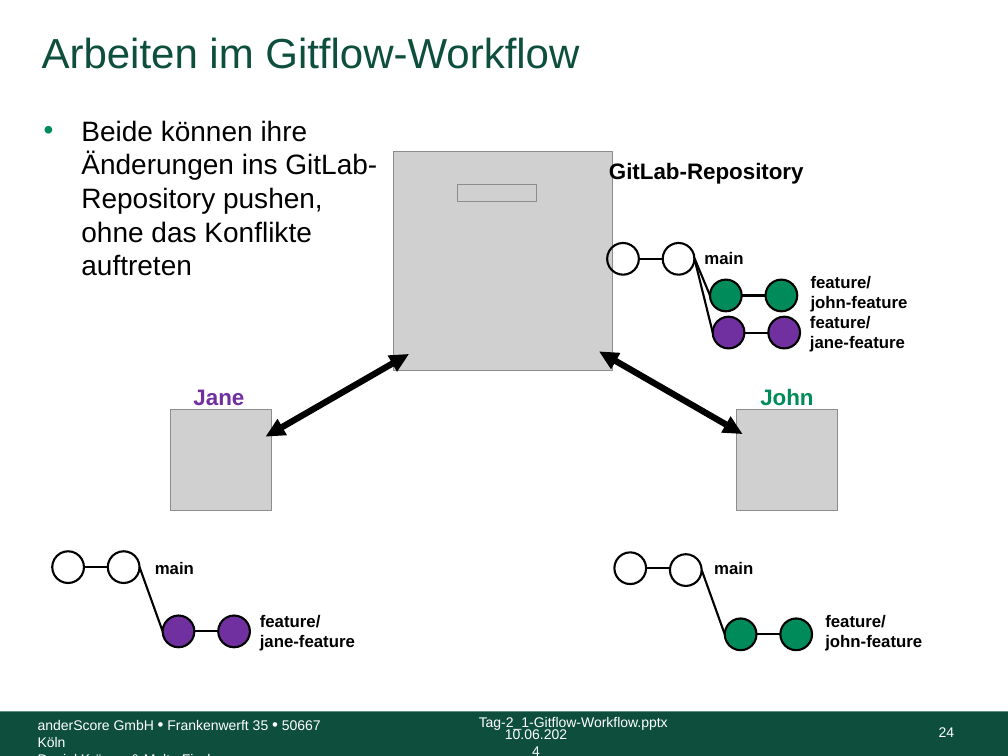
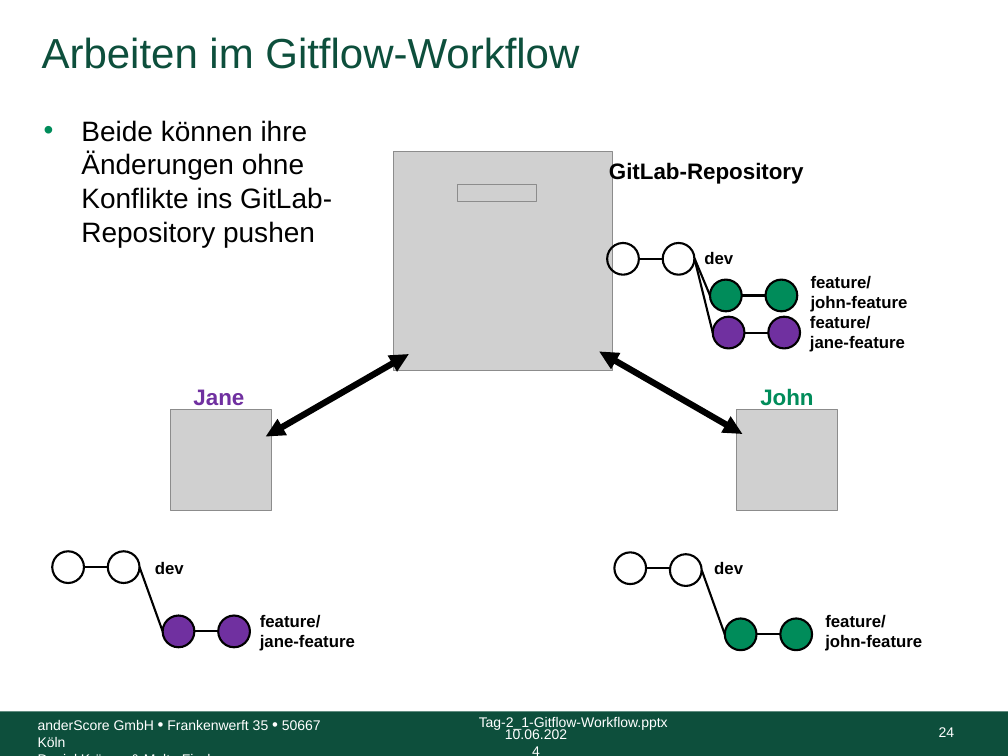
Before and after one commit to anderscore-gmbh/gitlab, a slide deck: slide 24 of slides/Tag-2_1-Gitflow-Workflow.pptx. Drawn at 1008x756 pixels with LibreOffice and Linux fonts; fonts in the diff are those of the drawing; grey boxes stand for pictures; background and template pictures are left out. Boxes give left, top, right and bottom in pixels: in the first picture for what was removed or moved away, otherwise in the second. Text is boxed around its words. In the diff, an @@ line names an element or a change of style, - is before the commit and + after.

```diff
--- a/slides/Tag-2_1-Gitflow-Workflow.pptx
+++ b/slides/Tag-2_1-Gitflow-Workflow.pptx
@@ text at [81, 120, 332, 247]: text changed @@
-• Beide können ihre Änderungen ins GitLab-Repository pushen, ohne das Konflikte auftreten
+• Beide können ihre Änderungen ohne Konflikte ins GitLab-Repository pushen
@@ text at [704, 252, 733, 264]: text changed @@
-main
+dev
@@ text at [155, 562, 184, 574]: text changed @@
-main
+dev
@@ text at [714, 562, 743, 574]: text changed @@
-main
+dev
```
Also in this commit, not shown: 16 other slides changed, 3 other files.
